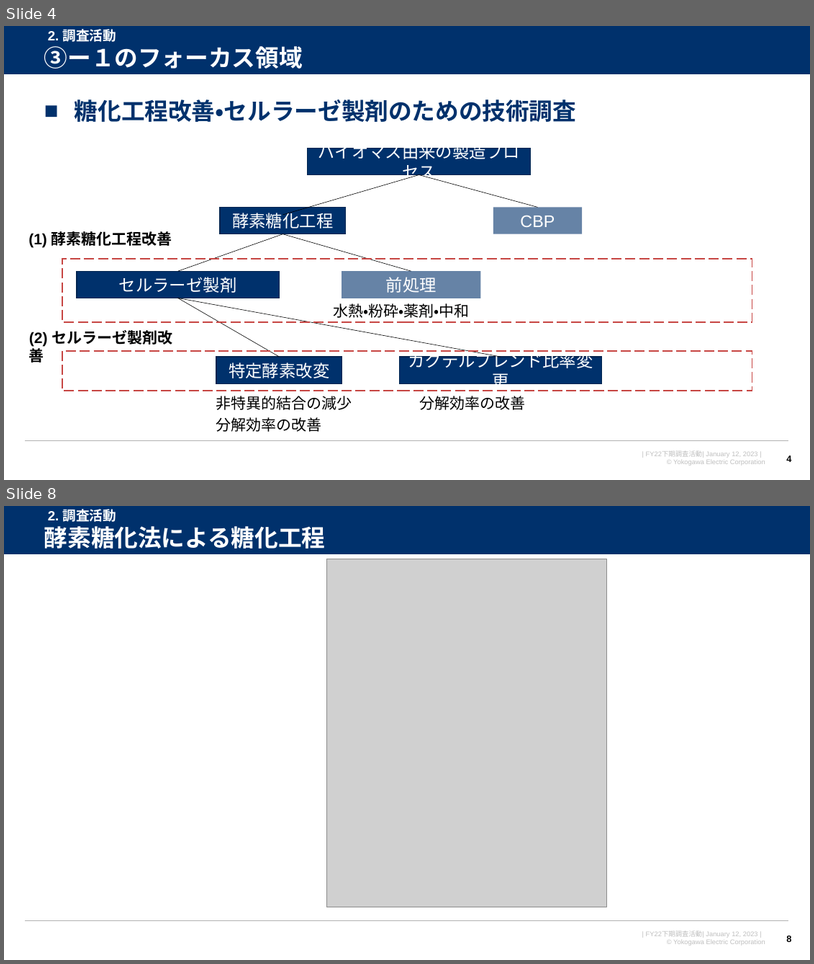
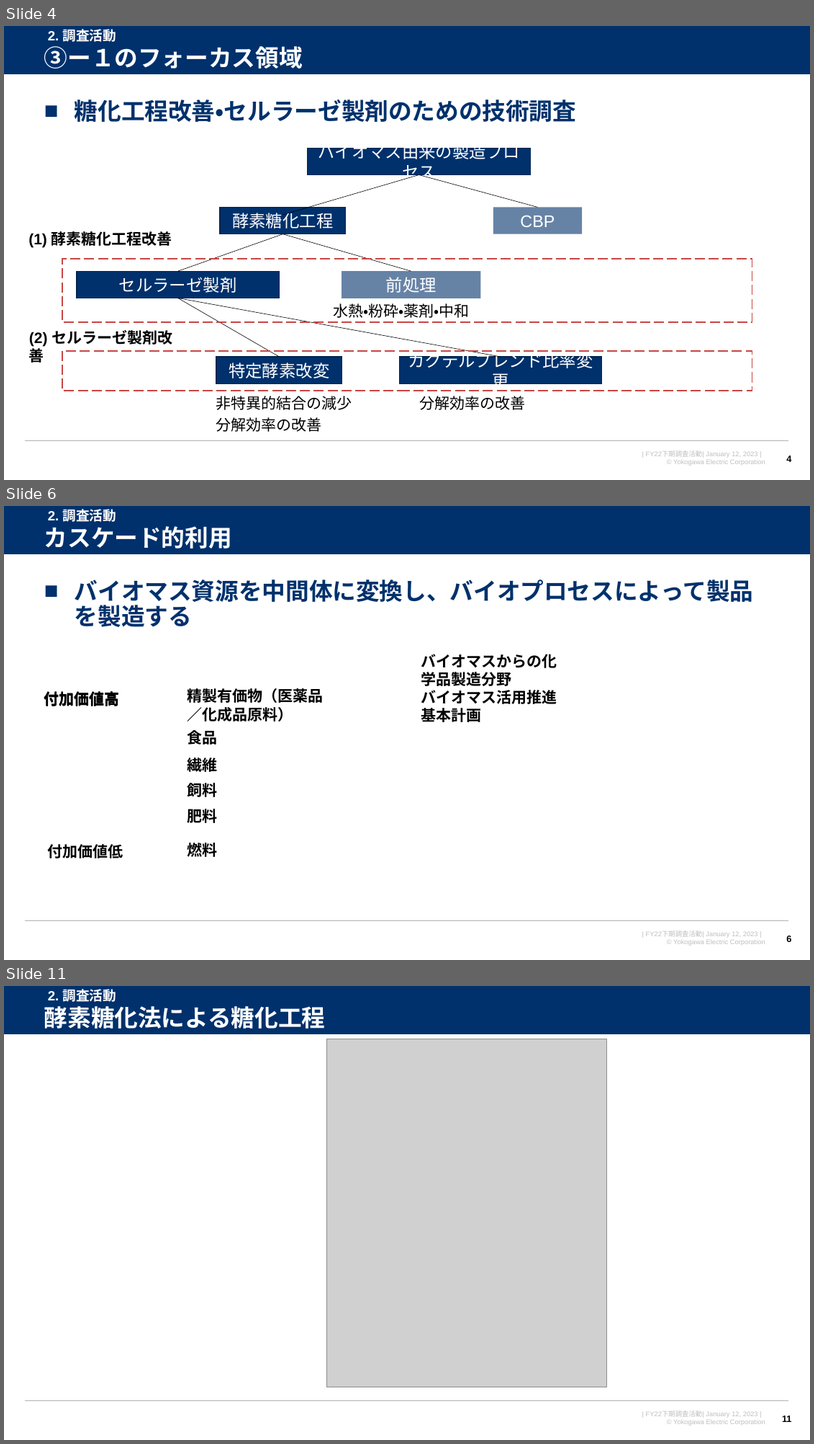
Before and after one commit to watarukumagai-git/denovo, a slide deck: survey_doc/230119_人工酵素設計_進捗報告_rev.0.pptx. Shown one above the other, each under a label of ours: slides 4 and 8 before the commit, slides 4, 6 and 11 after it; the slides between them are not shown. The pictures are 814x964 and 814x1444 pixels, drawn with LibreOffice and Linux fonts; fonts in the diff are those of the drawing; grey boxes stand for pictures; background and template pictures are left out. Boxes give left, top, right and bottom in pixels: in the first picture for what was removed or moved away, otherwise in the second. Text is boxed around its words. In the diff, an @@ line names an element or a change of style, - is before the commit and + after.

```diff
--- a/survey_doc/230119_人工酵素設計_進捗報告_rev.0.pptx
+++ b/survey_doc/230119_人工酵素設計_進捗報告_rev.0.pptx
@@ slide 6 added at [4,506,810,960], background #FFFFFF; not listed: 4 template elements that a slide beside it also shows @@
@@ text added at [44,526,232,548], 28 pt, text #FFFFFF, bold @@
+カスケード的利用
@@ text added at [48,509,116,522], 16 pt, text #FFFFFF, bold @@
+2. 調査活動
@@ text added at [75,579,754,627], 28 pt, text #00316C, bold @@
+■ バイオマス資源を中間体に変換し、バイオプロセスによって製品を製造する
@@ text added at [421,654,557,722], 18 pt, text #000000, bold @@
+バイオマスからの化学品製造分野
+バイオマス活用推進基本計画
@@ text added at [39,686,197,710], 18 pt, text #000000, bold @@
+付加価値高
@@ text added at [44,690,120,708], 18 pt, text #000000, bold @@
+付加価値高
@@ text added at [187,688,323,721], 18 pt, text #000000, bold @@
+精製有価物（医薬品／化成品原料）
@@ text added at [187,730,217,744], 18 pt, text #000000, bold @@
+食品
@@ text added at [187,755,217,774], 18 pt, text #000000, bold @@
+繊維
@@ text added at [187,782,217,797], 18 pt, text #000000, bold @@
+飼料
@@ text added at [187,808,217,823], 18 pt, text #000000, bold @@
+肥料
@@ text added at [48,844,124,858], 18 pt, text #000000, bold @@
+付加価値低
@@ text added at [187,842,217,857], 18 pt, text #000000, bold @@
+燃料
@@ page number added at [787,935,792,942], 11 pt, text #000000, bold @@
+6
@@ what was slide 8 is now slide 11 @@
@@ page number at [782,1415,792,1422]: text changed @@
-8
+11
```
Also in this commit, not shown: 3 slides changed, 2 other slides added.
